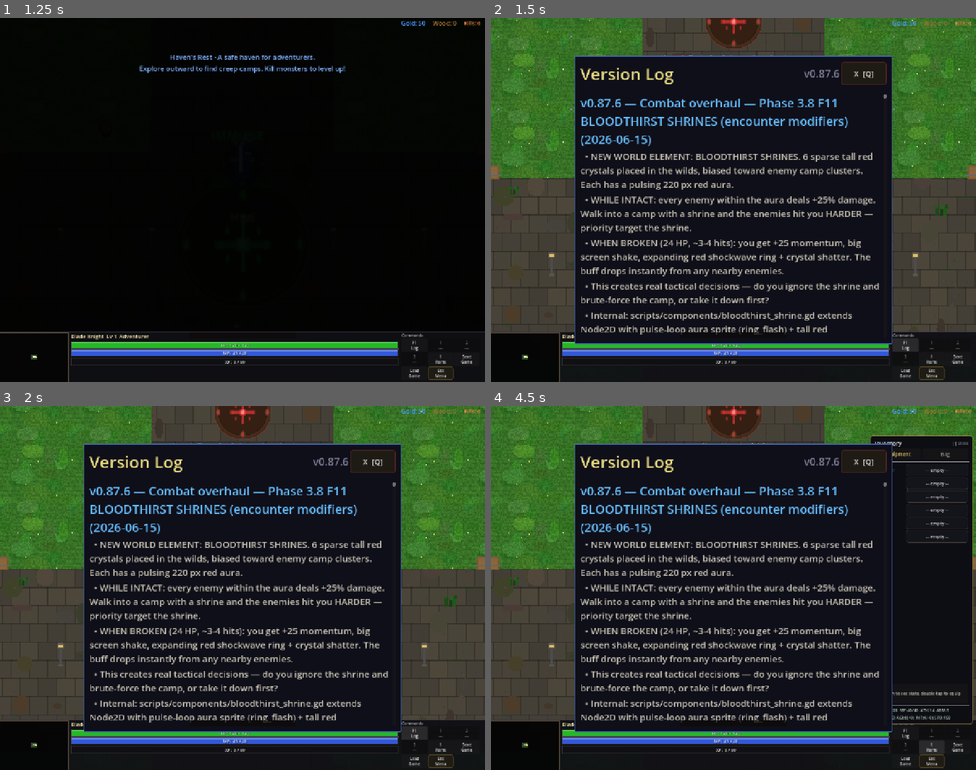
Above: before the commit, frames 1-4 (two rows, left to right).
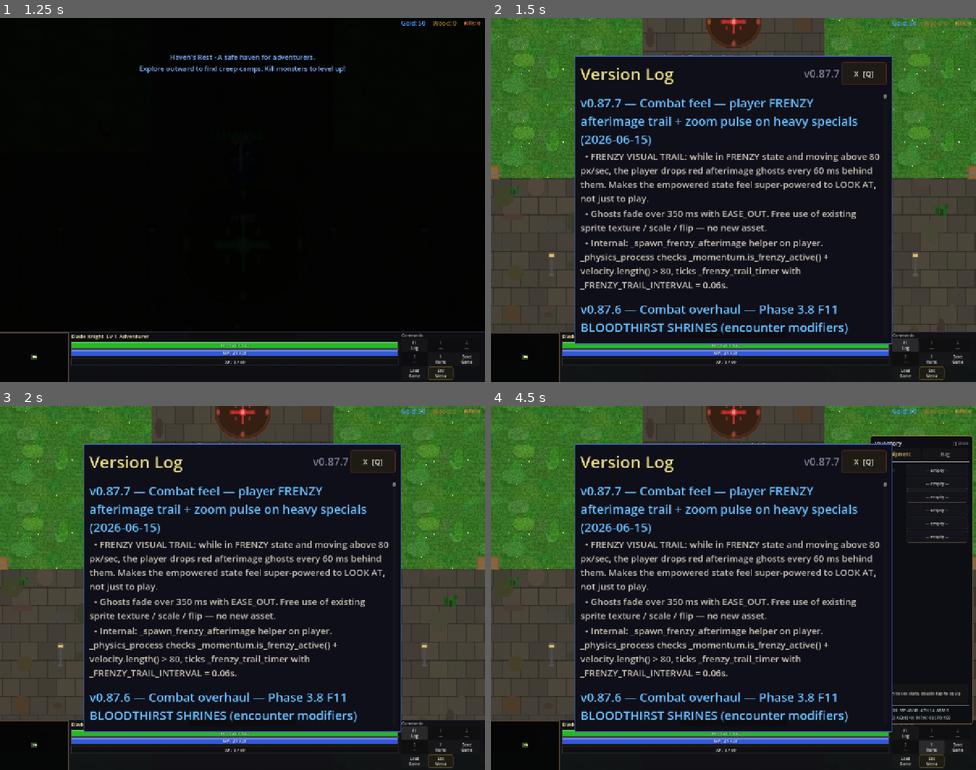
Above: after the commit, the same moments.

Repository: slxny/legends-open-rpg
Game: Godot game, scene res://scenes/main.tscn
The game is run twice, just before and just after one commit, with the same random seed, the same clock (stepped at 60 frames per second) and the same inputs.
Inputs (mouse positions are in pixels of both pictures, inside the frame that each line leads up to):
- Up to frame 1 (1.25 s): tap Enter at 0.5 s; move the mouse to (218, 272) at 0.52 s; hold W (move_up) from 0.53 s (still down); hold Q (ability_1) from 0.53 s (still down); click (218, 272) at 0.67 s
- Up to frame 2 (1.5 s): release W (move_up) at 1.25 s; release Q (ability_1) at 1.25 s; click "F1 Log" at 1.25 s
- Up to frame 3 (2 s): no input
- Up to frame 4 (4.5 s): click "1 ---" at 2 s; click "2 ---" at 2.75 s; click "3 ---" at 3.5 s; click "I Items" at 4.25 s

Frame 1 is identical in both runs. In frame 2, 10% of the frame differs, in the area x 18-81%, y 14-87%; in frame 3, 10%; in frame 4, 10%.

Commit message:
v0.87.7: Combat feel — player FRENZY afterimage trail
While in FRENZY state and moving above 80 px/sec, player drops red
afterimage ghosts every 60ms behind them. Makes the empowered state
feel super-powered visually.

- player.gd:
  _frenzy_trail_timer + _FRENZY_TRAIL_INTERVAL = 0.06s.
  _physics_process: if _momentum.is_frenzy_active() and
  velocity.length() > 80, decrement timer; on <= 0, fire
  _spawn_frenzy_afterimage and reset.
- _spawn_frenzy_afterimage clones sprite.texture/flip_h/scale/rotation
  into a Sprite2D at global_position, modulate (1.6, 0.25, 0.15, 0.55)
  red ghost. Tween fades modulate.a 0 over 0.35s EASE_OUT then
  queue_free.

Headless: smoke all PASS, parse clean.

Co-Authored-By: Claude Opus 4.7 (1M context) <noreply@anthropic.com>

Diff:
--- a/scenes/player/player.gd
+++ b/scenes/player/player.gd
@@ -472,6 +472,13 @@
 
 	# Phase 2.13 — LOW-HP DESPERATION state check with hysteresis.
 	_update_low_hp_state()
+
+	# Phase 6.x — frenzy afterimage trail while moving fast.
+	if _momentum != null and _momentum.has_method("is_frenzy_active") and _momentum.is_frenzy_active() and velocity.length() > 80.0:
+		_frenzy_trail_timer -= delta
+		if _frenzy_trail_timer <= 0.0:
+			_frenzy_trail_timer = _FRENZY_TRAIL_INTERVAL
+			_spawn_frenzy_afterimage()
 
 	# Heal beacon immunity visual feedback — detect transitions
 	if is_on_heal_beacon and not _was_on_heal_beacon:
@@ -4210,6 +4217,10 @@
 # existing ZOOM_LERP_SPEED toward _target_zoom restores it naturally
 # after the tween releases. Generation guard via _zoom_pulse_tween.
 var _zoom_pulse_tween: Tween = null
+# Phase 6.x — frenzy afterimage trail. While the player is in FRENZY
+# state, dropping red ghosts behind them creates a "super-powered" look.
+var _frenzy_trail_timer: float = 0.0
+const _FRENZY_TRAIL_INTERVAL: float = 0.06
 func _pulse_camera_zoom(scale_factor: float) -> void:
 	if camera == null or not is_instance_valid(camera):
 		return
@@ -4284,6 +4295,24 @@
 	# Audio cue.
 	if AudioManager != null and AudioManager.has_method("play_sfx"):
 		AudioManager.play_sfx("charge_release", 0.0)
+
+
+func _spawn_frenzy_afterimage() -> void:
+	if not is_instance_valid(sprite) or sprite.texture == null:
+		return
+	var ghost := Sprite2D.new()
+	ghost.texture = sprite.texture
+	ghost.texture_filter = CanvasItem.TEXTURE_FILTER_NEAREST
+	ghost.global_position = global_position
+	ghost.flip_h = sprite.flip_h
+	ghost.scale = sprite.scale
+	ghost.rotation = sprite.rotation
+	ghost.modulate = Color(1.6, 0.25, 0.15, 0.55)  # red ghost for frenzy
+	ghost.z_index = -1
+	_get_world_node().add_child(ghost)
+	var t := ghost.create_tween()
+	t.tween_property(ghost, "modulate:a", 0.0, 0.35).set_trans(Tween.TRANS_QUAD).set_ease(Tween.EASE_OUT)
+	t.tween_callback(ghost.queue_free)
 
 
 func _exit_low_hp() -> void:
--- a/scenes/ui/changelog_dialog.gd
+++ b/scenes/ui/changelog_dialog.gd
@@ -9,9 +9,19 @@
 var _is_visible: bool = false
 var _is_mobile: bool = false
 
-const GAME_VERSION := "v0.87.6"
+const GAME_VERSION := "v0.87.7"
 
 const CHANGELOG: Array[Dictionary] = [
+	{
+		"version": "v0.87.7",
+		"title": "Combat feel — player FRENZY afterimage trail + zoom pulse on heavy specials",
+		"date": "2026-06-15",
+		"entries": [
+			"FRENZY VISUAL TRAIL: while in FRENZY state and moving above 80 px/sec, the player drops red afterimage ghosts every 60 ms behind them. Makes the empowered state feel super-powered to LOOK AT, not just to play.",
+			"Ghosts fade over 350 ms with EASE_OUT. Free use of existing sprite texture / scale / flip — no new asset.",
+			"Internal: _spawn_frenzy_afterimage helper on player. _physics_process checks _momentum.is_frenzy_active() + velocity.length() > 80, ticks _frenzy_trail_timer with _FRENZY_TRAIL_INTERVAL = 0.06s.",
+		]
+	},
 	{
 		"version": "v0.87.6",
 		"title": "Combat overhaul — Phase 3.8 F11 BLOODTHIRST SHRINES (encounter modifiers)",
